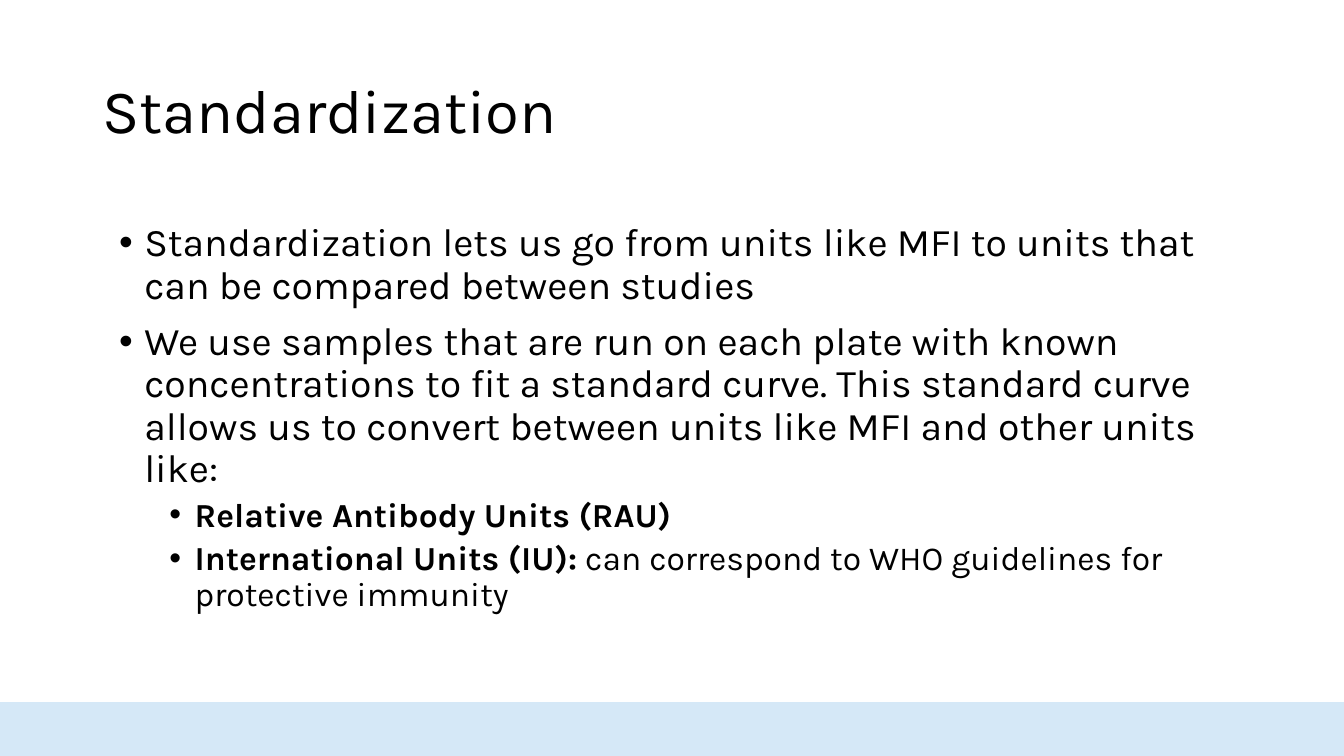
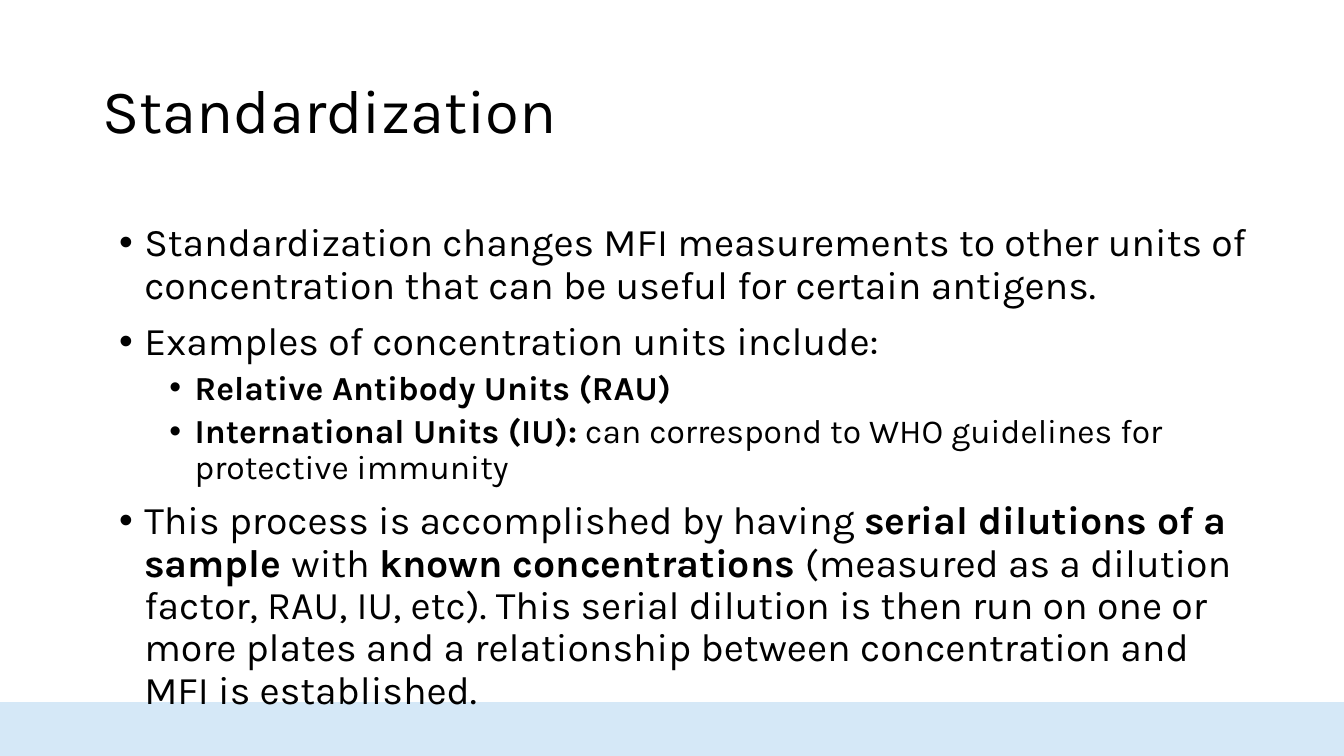
Before and after one commit to HopkinsIDD/seroanalytics_workshop, a slide deck: slide 20 of Lecture 2/Lecture 2 draft V2.pptx (slide 26 before the commit). Drawn at 1344x756 pixels with LibreOffice and Linux fonts; fonts in the diff are those of the drawing; background and template pictures are left out. Boxes give left, top, right and bottom in pixels: in the first picture for what was removed or moved away, otherwise in the second. Text is boxed around its words. In the diff, an @@ line names an element or a change of style, - is before the commit and + after.

```diff
--- a/Lecture 2/Lecture 2 draft V2.pptx
+++ b/Lecture 2/Lecture 2 draft V2.pptx
@@ text at bbox=[144, 229, 1246, 365]: text changed @@
-• Standardization lets us go from units like MFI to units that can be compared between studies
-• We use samples that are run on each plate with known concentrations to fit a standard curve. This standard curve allows us to convert between units like MFI and other units like:
+• Standardization changes MFI measurements to other units of concentration that can be useful for certain antigens.
+• Examples of concentration units include:
@@ text at bbox=[144, 506, 1231, 671]: paragraph added @@
+• This process is accomplished by having serial dilutions of a sample with known concentrations (measured as a dilution factor, RAU, IU, etc). This serial dilution is then run on one or more plates and a relationship between concentration and MFI is established.
```
Also in this commit, not shown: 11 other slides changed, 9 slides added, 17 slides removed.
